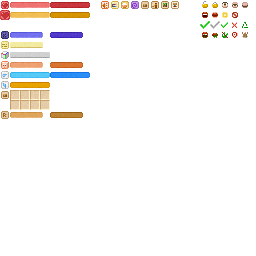
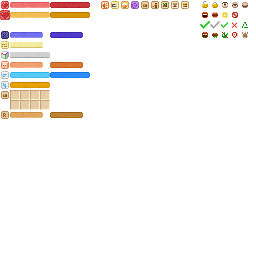
Before/after of a 256px x 256px layered artwork. What changed in the layer stack:
added layer "蜂巢" above "工作站" over [181, 1, 189, 9]
